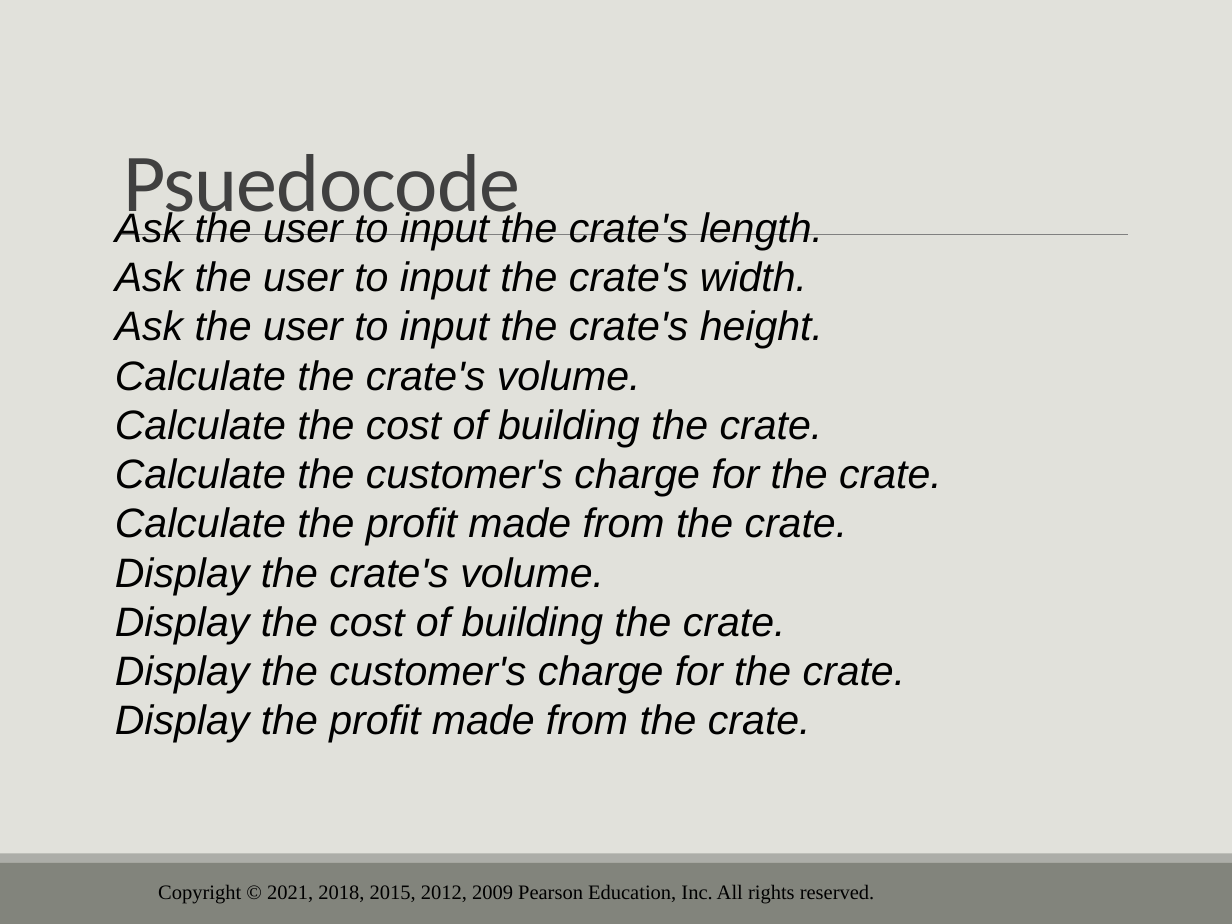
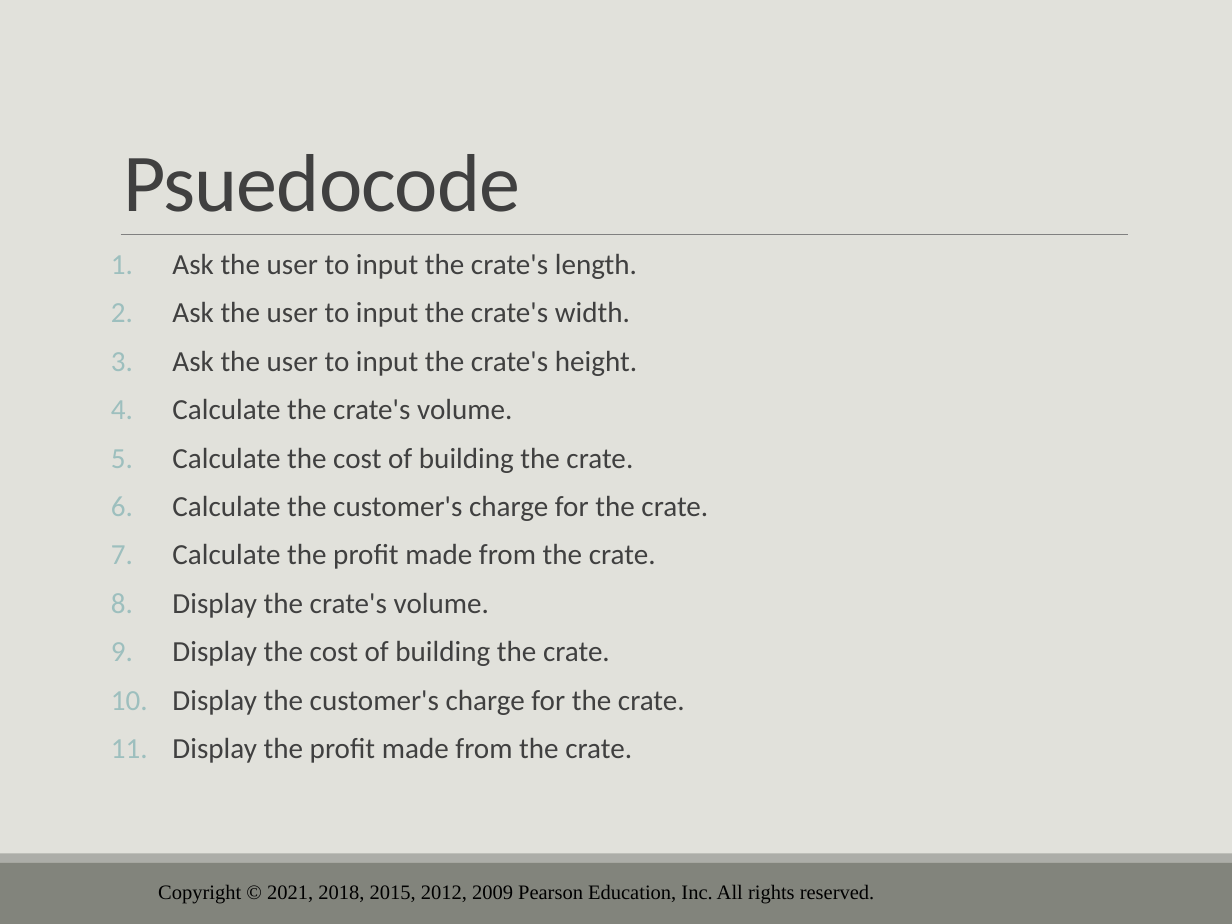
Before and after one commit to drolsonmi/eng1400, a slide deck: slide 65 of 1400_03_Expressions and Interactivity.pptx (slide 71 before the commit). Drawn at 1232x924 pixels with LibreOffice and Linux fonts; fonts in the diff are those of the drawing; background and template pictures are left out. Boxes give left, top, right and bottom in pixels: in the first picture for what was removed or moved away, otherwise in the second. Text is boxed around its words. In the diff, an @@ line names an element or a change of style, - is before the commit and + after.

```diff
--- a/1400_03_Expressions and Interactivity.pptx
+++ b/1400_03_Expressions and Interactivity.pptx
@@ text "Ask the user to input ...": place and size @@
-text "Ask the user to input ..." at (115,209,942,743)
+text "Ask the user to input ..." at (172,254,708,763)
@@ text "Ask the user to input ..." at (172,254,708,763): size 24 to 17 pt, font Arial to Calibri, text colour #000000 to #404040, italic off; bullet none to 1.; line spacing 1 to 0.7; more space between paragraphs @@
```
Also in this commit, not shown: 8 other slides changed, 6 slides removed, 1 other file.
